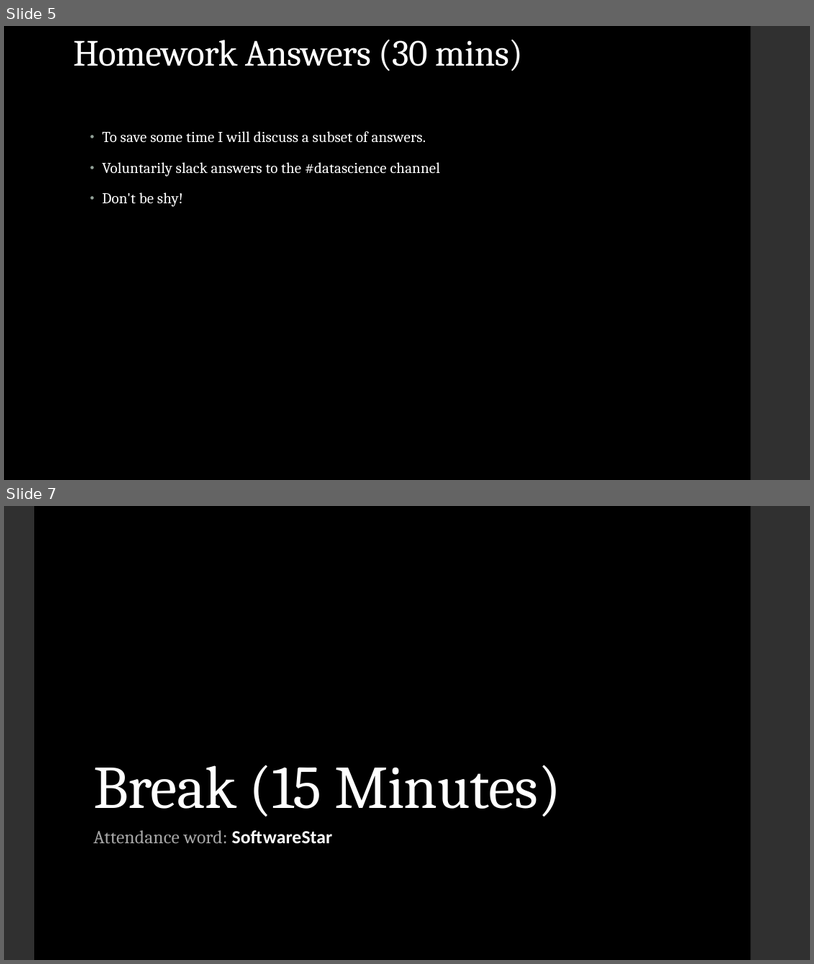
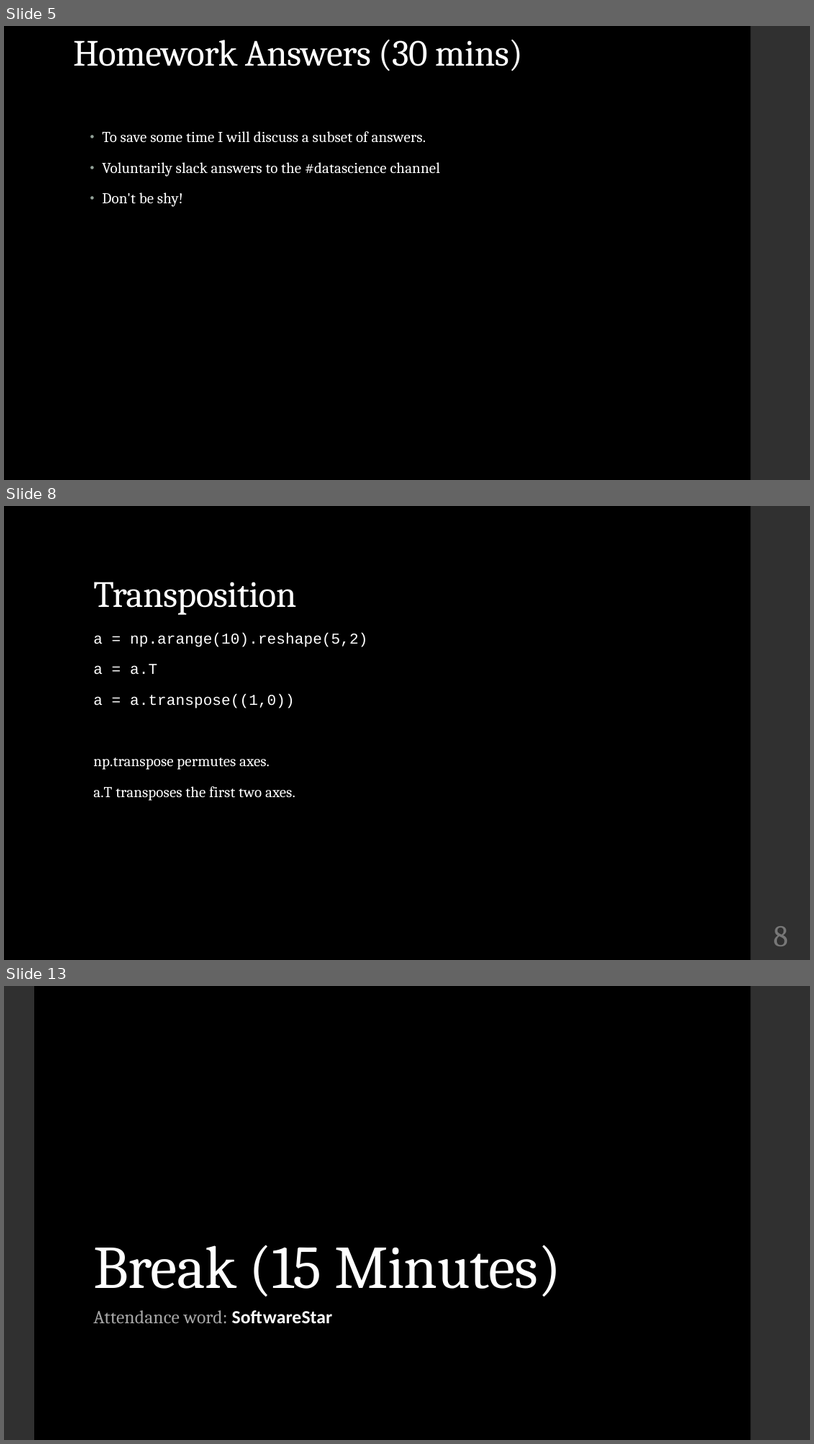
Before and after one commit to LaunchCoderGirlSTL/Data-Science-Assignments, a slide deck: course_material/week_04/week_04_presentation.pptx. Shown one above the other, each under a label of ours: slides 5 and 7 before the commit, slides 5, 8 and 13 after it; the slides between them are not shown. The pictures are 814x964 and 814x1444 pixels, drawn with LibreOffice and Linux fonts; fonts in the diff are those of the drawing. Boxes give left, top, right and bottom in pixels: in the first picture for what was removed or moved away, otherwise in the second. Text is boxed around its words. In the diff, an @@ line names an element or a change of style, - is before the commit and + after.

```diff
--- a/course_material/week_04/week_04_presentation.pptx
+++ b/course_material/week_04/week_04_presentation.pptx
@@ slide 8 added at (4, 506, 810, 960), background #000000; not listed: 1 template element that a slide beside it also shows @@
@@ title added at (93, 582, 296, 615), 44 pt, text #FFFFFF @@
+Transposition
@@ text added at (93, 633, 368, 800), 18 pt, text #FFFFFF @@
+a = np.arange(10).reshape(5,2)
+a = a.T
+a = a.transpose((1,0))
+np.transpose permutes axes.
+a.T transposes the first two axes.
@@ page number added at (774, 926, 788, 946), 36 pt, text #777777 @@
+8
@@ what was slide 7 is now slide 13 @@
```
Also in this commit, not shown: 1 slide changed, 7 other slides added.
